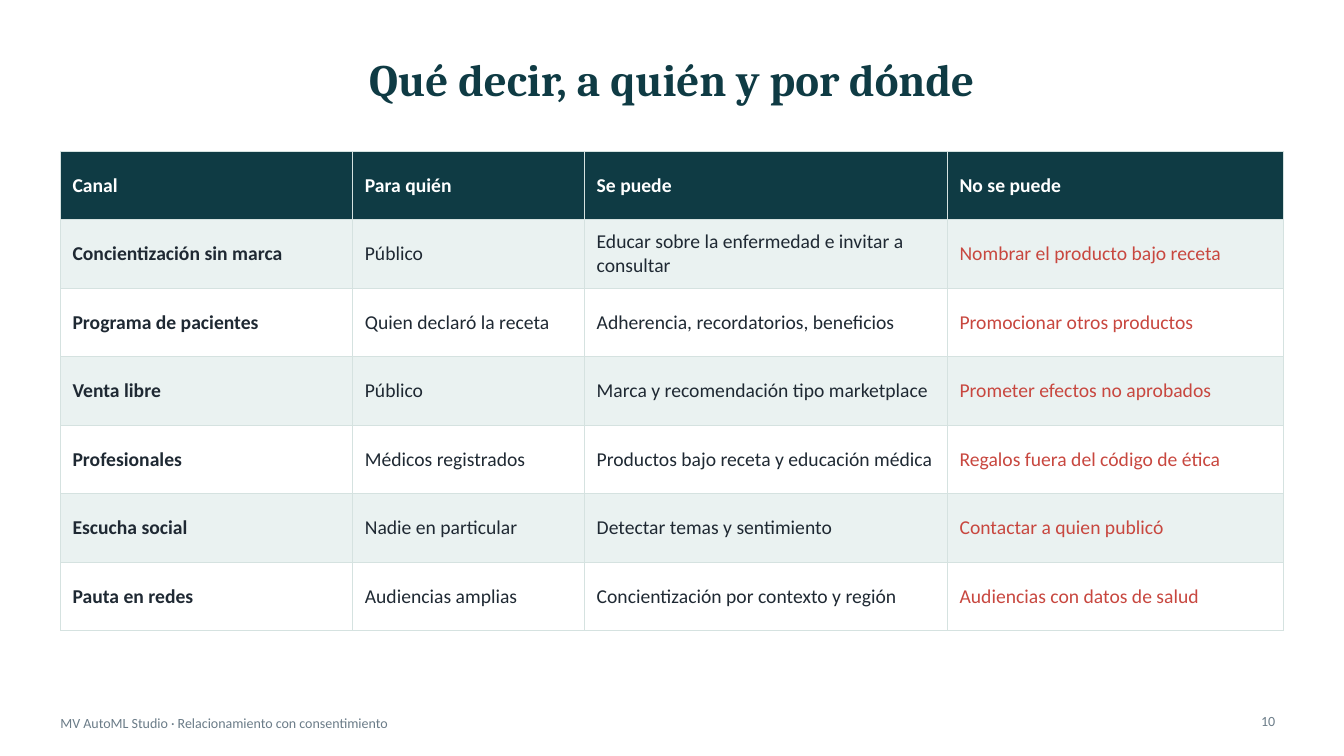
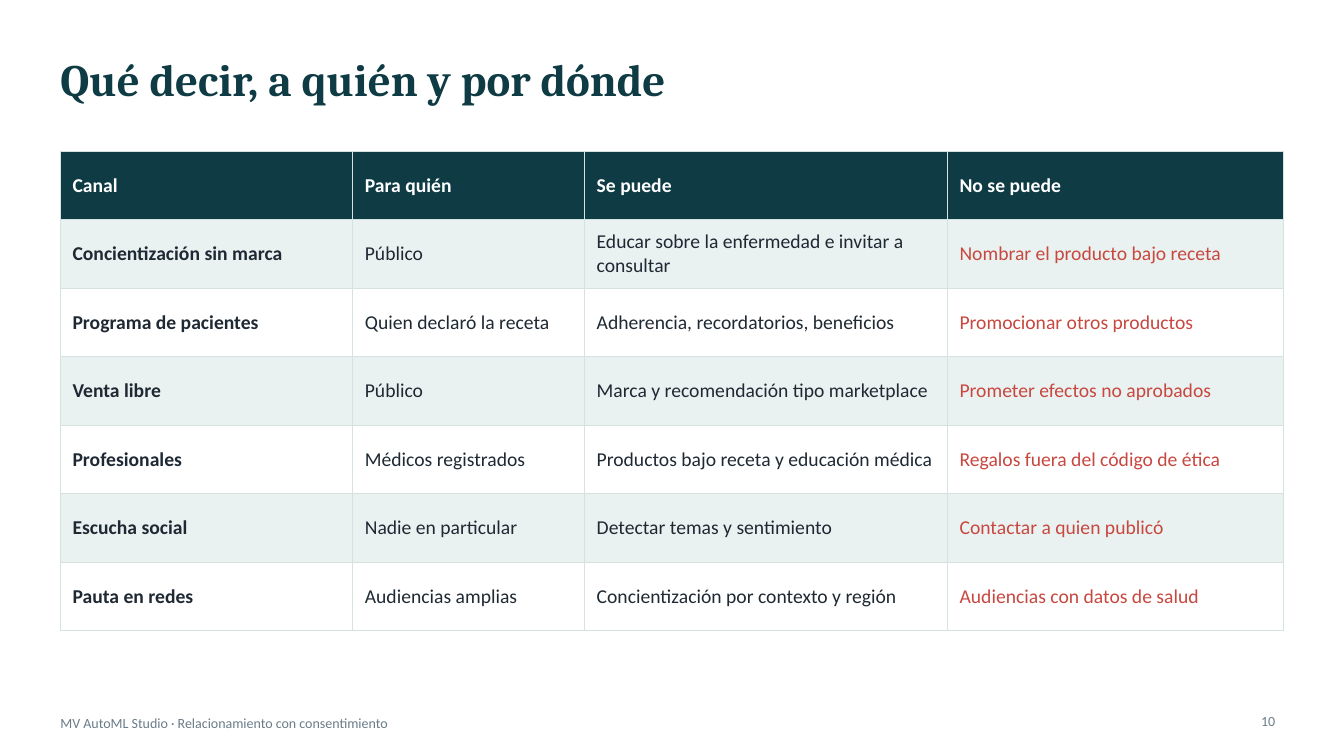
Before and after one commit to vieraschiavi/MV-Machine-Learning, a slide deck: slide 10 of docs/relacionamiento/Relacionamiento-Presentacion-Gerencial.pptx. Drawn at 1344x756 pixels with LibreOffice and Linux fonts; fonts in the diff are those of the drawing. Boxes give left, top, right and bottom in pixels: in the first picture for what was removed or moved away, otherwise in the second. Text is boxed around its words. In the diff, an @@ line names an element or a change of style, - is before the commit and + after.

```diff
--- a/docs/relacionamiento/Relacionamiento-Presentacion-Gerencial.pptx
+++ b/docs/relacionamiento/Relacionamiento-Presentacion-Gerencial.pptx
@@ title "Qué decir, a quién y ..." at bbox=[60, 64, 666, 106]: alignment centre to left @@
```
Also in this commit, not shown: 12 other slides changed, 2 other files.
